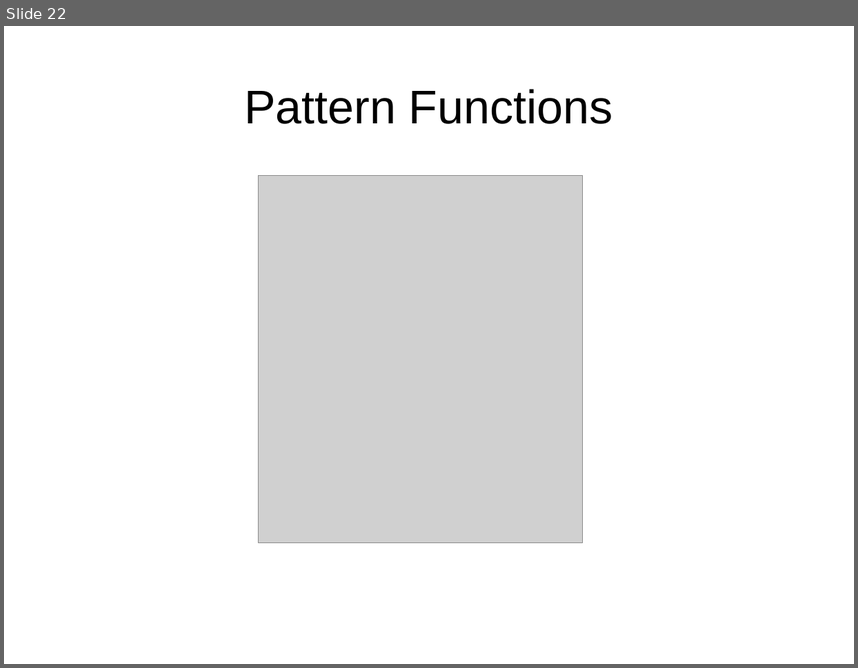
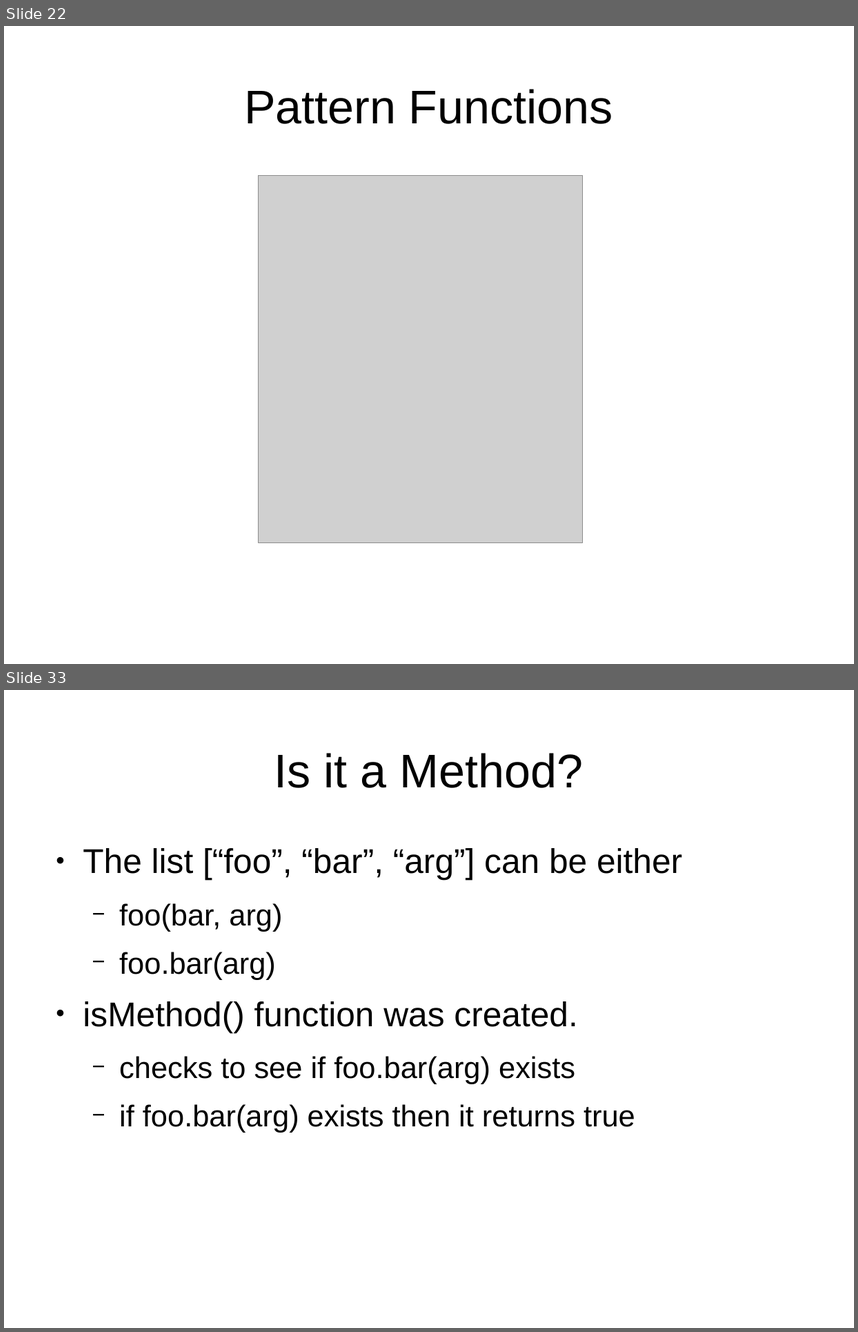
Before and after one commit to johngoettsche/Thesis, a slide deck: ThesisDefense.odp. Shown one above the other, each under a label of ours: slide 22 before the commit, slides 22 and 33 after it; the slides between them are not shown. The pictures are 858x668 and 858x1332 pixels, drawn with LibreOffice and Linux fonts; fonts in the diff are those of the drawing; grey boxes stand for pictures. Boxes give left, top, right and bottom in pixels: in the first picture for what was removed or moved away, otherwise in the second. Text is boxed around its words. In the diff, an @@ line names an element or a change of style, - is before the commit and + after.

```diff
--- a/ThesisDefense.odp
+++ b/ThesisDefense.odp
@@ slide 33 added at [4, 690, 854, 1328], background #FFFFFF @@
@@ title added at [274, 753, 584, 788], 44 pt, text #000000 @@
+Is it a Method?
@@ text added at [83, 848, 682, 1132], 28 pt, text #000000 @@
+● The list [“foo”, “bar”, “arg”] can be either
+  − foo(bar, arg)
+  − foo.bar(arg)
+● isMethod() function was created.
+  − checks to see if foo.bar(arg) exists
+  − if foo.bar(arg) exists then it returns true
```
Also in this commit, not shown: 5 slides changed, 13 other slides added, 2 slides removed, 1 other file.
